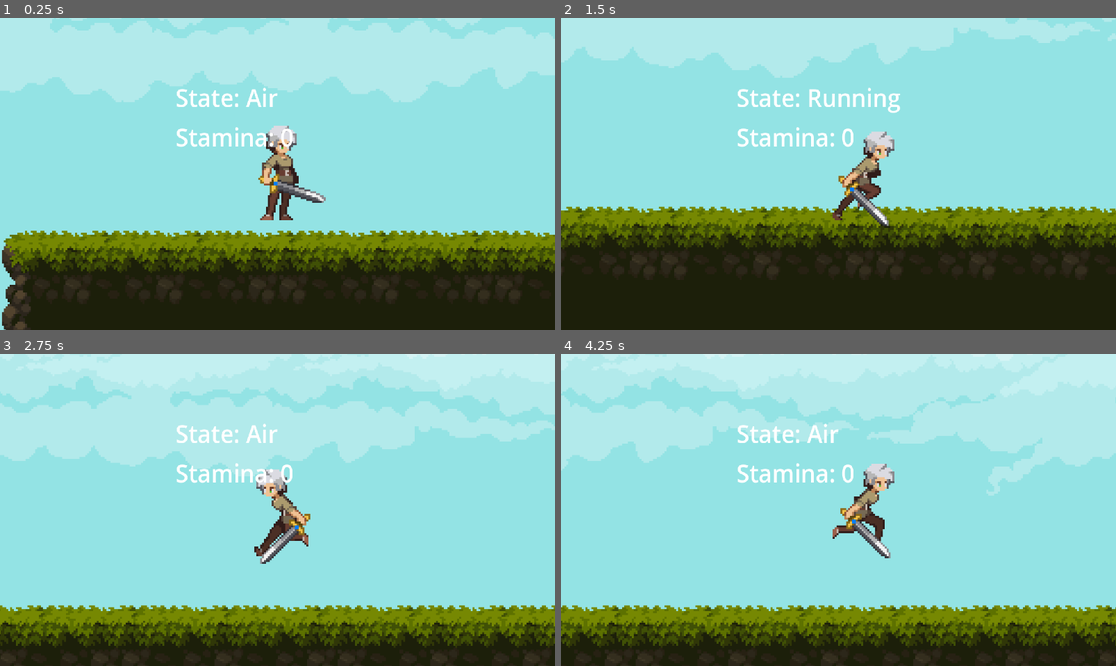
Above: before the commit, frames 1-4 (two rows, left to right).
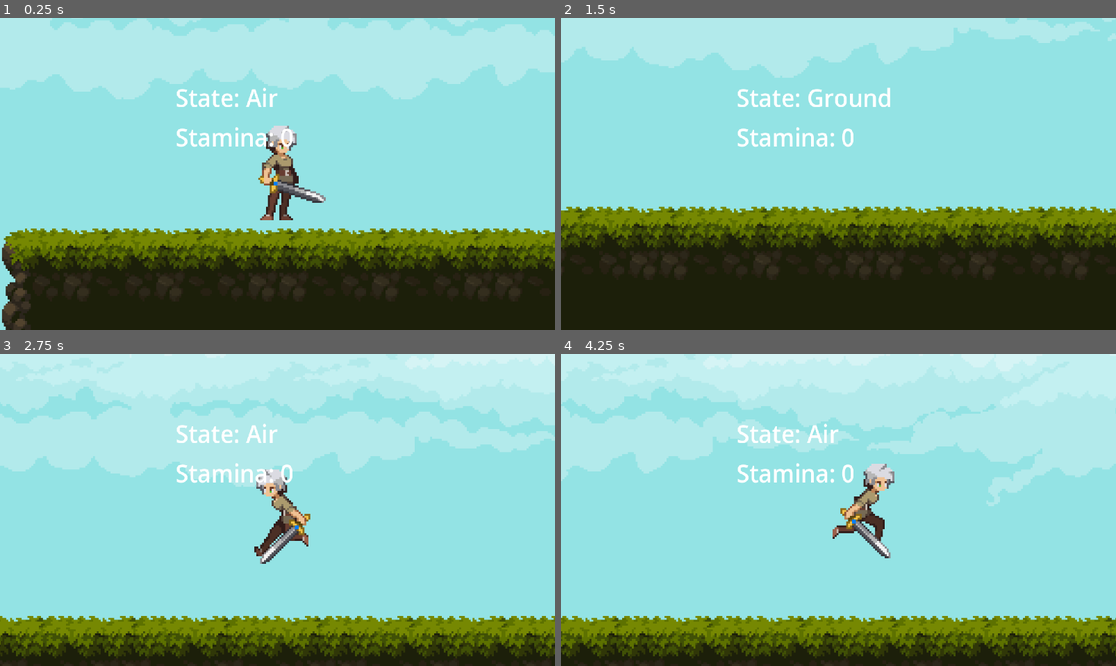
Above: after the commit, the same moments.

Repository: Micadurp/darkest-saturn
Game: Godot game, scene res://Levels/test_level.tscn
Two runs of this game, one before a commit and one after it. Both use one fixed random seed, a clock stepped at 60 frames per second and the inputs below.
Inputs:
- Up to frame 1 (0.25 s): no input
- Up to frame 2 (1.5 s): hold S (jump) 0.53-1.28 s; hold Right (right) from 0.53 s (still down); tap D (slide) at 1.35 s
- Up to frame 3 (2.75 s): tap S (jump) at 1.52, 1.55, 1.82 s; release Right (right) at 2.03 s; hold Left (left) from 2.03 s (still down); hold S (jump) from 2.03 s (still down)
- Up to frame 4 (4.25 s): release Left (left) at 2.78 s; release S (jump) at 2.78 s; hold Right (right) from 2.78 s (still down); tap D (slide) at 2.85 s; tap S (jump) at 3.02, 3.05, 3.32 s; hold S (jump) from 3.53 s (still down)

The runs differ from the first frame. In frame 1, 6.2% of the frame differs, in the area x 0-100%, y 0-100%; in frame 2, 2.0%; in frame 3, 19%, in the area x 0-100%, y 7-99%; in frame 4, 18%.

Commit message:
tweaks

Diff:
--- a/Character/GroundState.gd
+++ b/Character/GroundState.gd
@@ -3,7 +3,7 @@
 class_name GroundState
 
 # CHECK RUNNING STATE JUMP VELOCITY
-@export var jump_velocity : float = -200.0
+@export var jump_velocity : float = -225.0
 @export var slide_velocity : float = 200
 @export var air_state : State
 @export var running_state : State
--- a/Character/RunningState.gd
+++ b/Character/RunningState.gd
@@ -2,7 +2,7 @@
 
 class_name RunningState
 
-@export var jump_velocity : float = -200.0
+@export var jump_velocity : float = -225.0
 @export var slide_velocity : float = 200
 @export var air_state : State
 @export var ground_state : State
--- a/project.godot
+++ b/project.godot
@@ -78,7 +78,7 @@
 
 [physics]
 
-2d/default_gravity=450.0
+2d/default_gravity=500.0
 
 [rendering]
 
